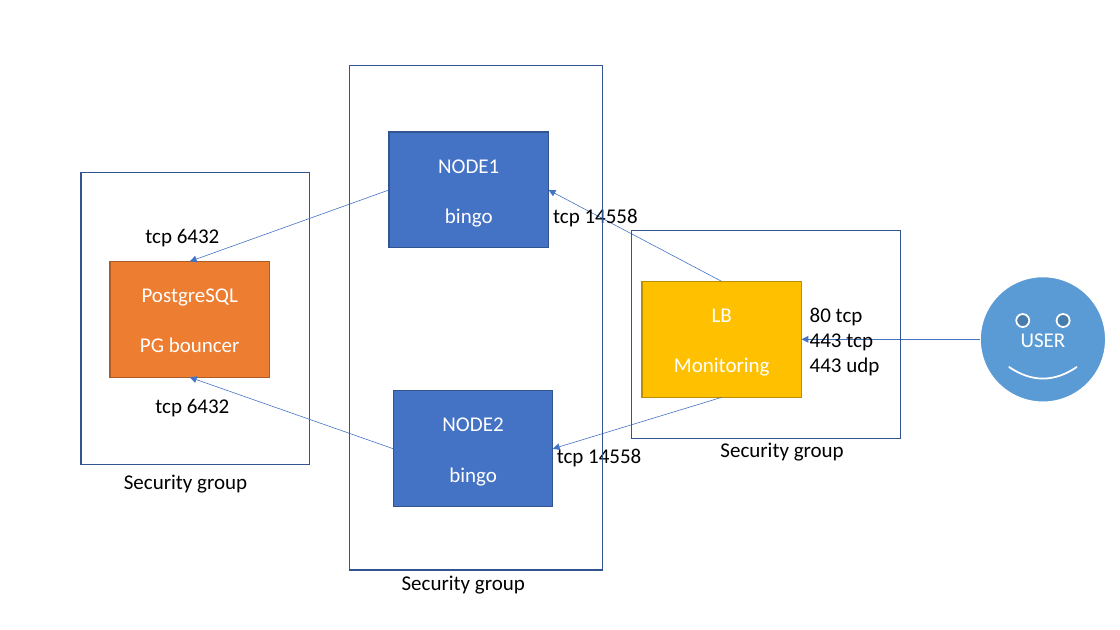
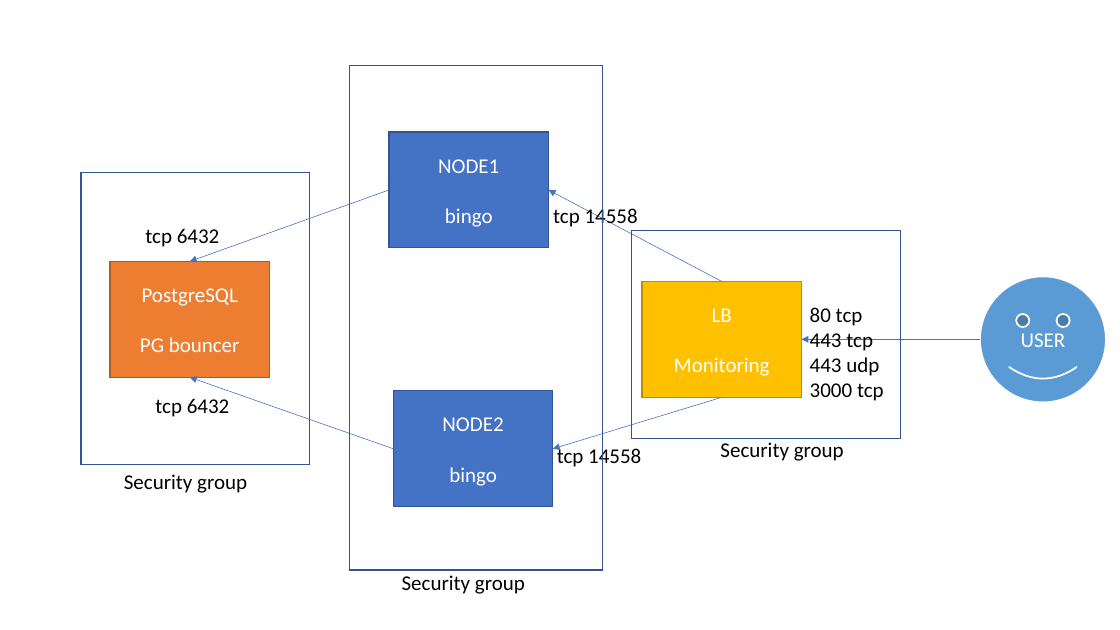
Before and after one commit to runalsh/yandex-young-devops-training, a slide deck: slide 16 of presentation.pptx. Drawn at 1120x630 pixels with LibreOffice and Linux fonts; fonts in the diff are those of the drawing. Boxes give left, top, right and bottom in pixels: in the first picture for what was removed or moved away, otherwise in the second. Text is boxed around its words. In the diff, an @@ line names an element or a change of style, - is before the commit and + after.

```diff
--- a/presentation.pptx
+++ b/presentation.pptx
@@ text at [810, 383, 884, 401]: paragraph added @@
+3000 tcp
```
Also in this commit, not shown: 4 other slides changed, 1 slide added, 1 slide removed, 6 other files.
